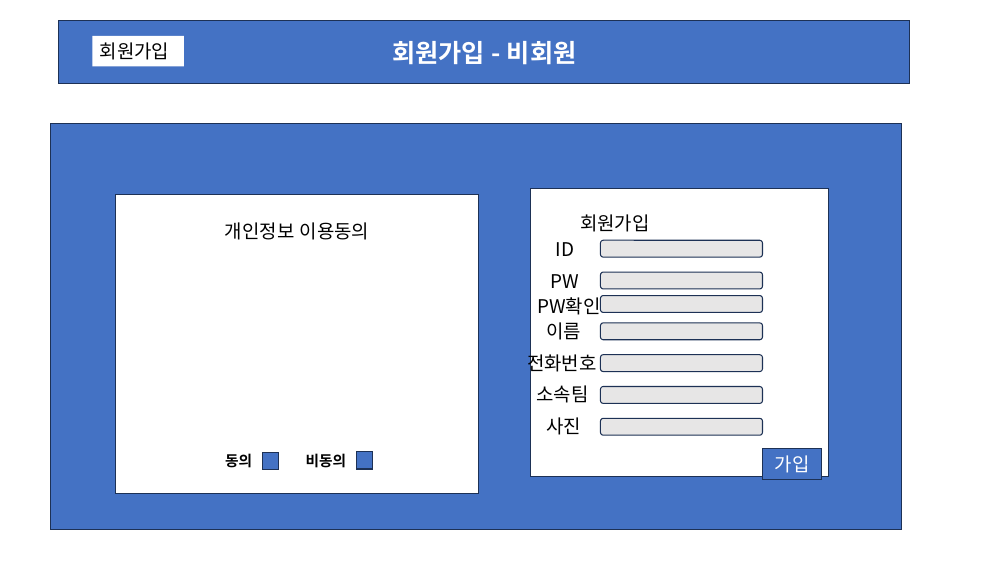
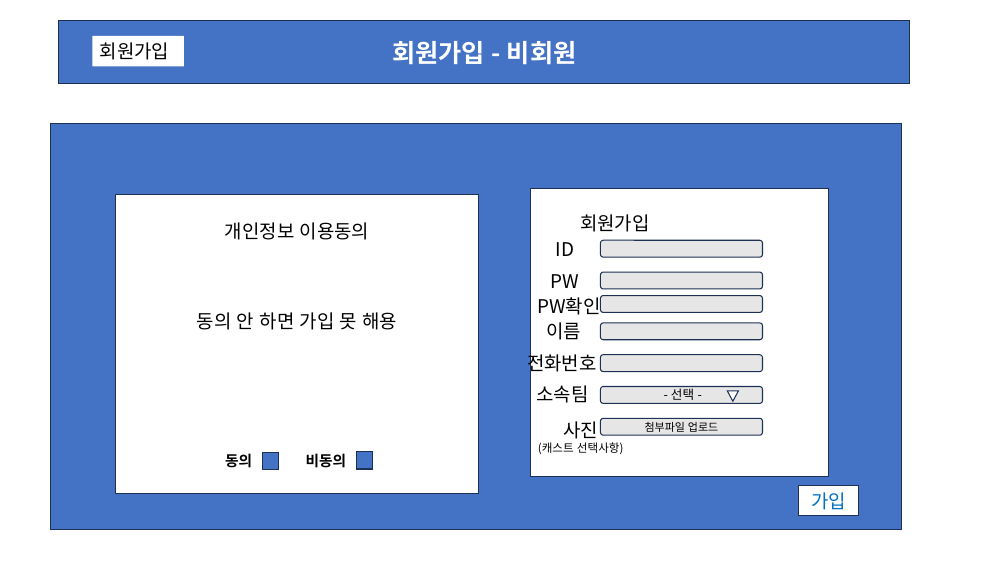
Before and after one commit to wari-wari/MainProject_1, a slide deck: slide 7 of 메인프로젝트 화면 레이아웃 초안.pptx. Drawn at 1008x567 pixels with LibreOffice and Linux fonts; fonts in the diff are those of the drawing. Boxes give left, top, right and bottom in pixels: in the first picture for what was removed or moved away, otherwise in the second. Text is boxed around its words. In the diff, an @@ line names an element or a change of style, - is before the commit and + after.

```diff
--- a/메인프로젝트 화면 레이아웃 초안.pptx
+++ b/메인프로젝트 화면 레이아웃 초안.pptx
@@ text in rectangle at (x1=197, y1=312, x2=397, y2=330): paragraph added @@
+동의 안 하면 가입 못 해용
@@ text in rounded rectangle at (x1=671, y1=386, x2=694, y2=400): text added @@
+- 선택 -
@@ text "사진" moved from (x1=546, y1=417, x2=581, y2=435) to (x1=538, y1=421, x2=624, y2=454) @@
@@ triangle added at (x1=727, y1=391, x2=739, y2=402), fill #FFFFFF, outline #1E3256 1 pt @@
@@ text at (x1=538, y1=442, x2=624, y2=454): paragraph added @@
+(캐스트 선택사항)
@@ text at (x1=563, y1=421, x2=598, y2=439): alignment left to centre @@
@@ text in rounded rectangle at (x1=645, y1=422, x2=718, y2=432): text added @@
+첨부파일 업로드
@@ rectangle "가입" moved from (x1=763, y1=449, x2=823, y2=479) to (x1=799, y1=485, x2=859, y2=516) @@
@@ rectangle "가입" at (x1=799, y1=485, x2=859, y2=516): text colour #FFFFFF to #0070C0; fill #4472C4 to #FFFFFF @@
```
Also in this commit, not shown: 23 other slides changed, 1 slide added, 1 other file.
